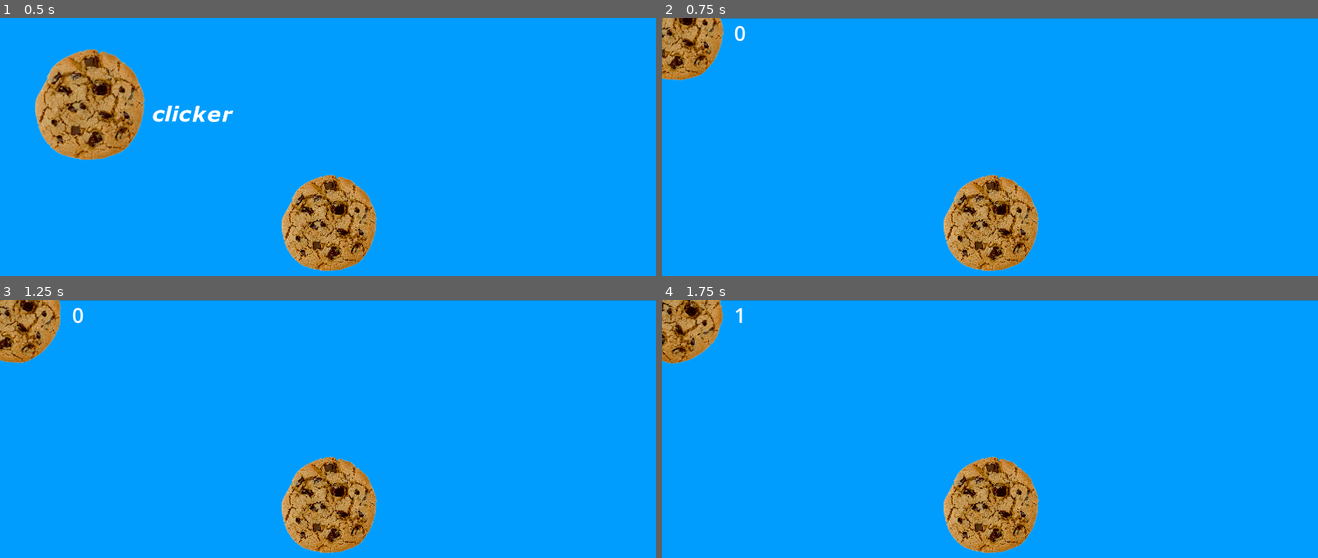
Above: before the commit, frames 1-4 (two rows, left to right).
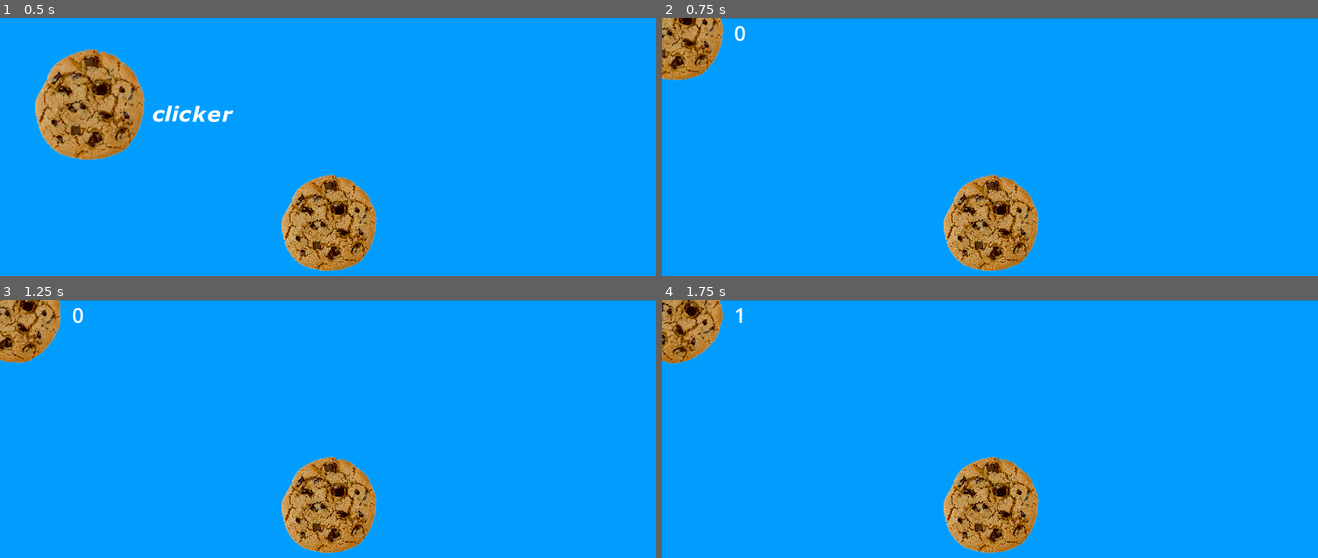
Above: after the commit, the same moments.

Repository: Meow-jar/mangoclicer
Game: Godot game, scene res://start.tscn
Two runs of this game, one before a commit and one after it. Both use one fixed random seed, a clock stepped at 60 frames per second and the inputs below.
Inputs (mouse positions are in pixels of both pictures, inside the frame that each line leads up to):
- Up to frame 1 (0.5 s): no input
- Up to frame 2 (0.75 s): click (990, 221) at 0.5 s
- Up to frame 3 (1.25 s): no input
- Up to frame 4 (1.75 s): click (990, 503) at 1.25 s

Frame 1 is identical in both runs. In frame 2, 0.6% of the frame differs, in the area x 0-10%, y 0-25%; in frame 3, 0.5%; in frame 4, 0.6%.

Commit message:
Menu animation development
начало создания анимации для меню

Diff:
--- a/menu.tscn
+++ b/menu.tscn
@@ -47,17 +47,17 @@
 	pass
 "
 
-[node name="Menu" type="Node2D"]
+[node name="Menu" type="Node2D" unique_id=12690442]
 script = SubResource("GDScript_lti8b")
 
-[node name="ColorRect" type="ColorRect" parent="."]
+[node name="ColorRect" type="ColorRect" parent="." unique_id=1383748272]
 offset_left = -3.0
 offset_top = 1.0
 offset_right = 1932.0
 offset_bottom = 1085.0
 color = Color(0, 0.6156863, 1, 1)
 
-[node name="Label" type="Label" parent="."]
+[node name="Label" type="Label" parent="." unique_id=374334573]
 offset_left = 211.0
 offset_top = 2.0
 offset_right = 598.0
@@ -65,7 +65,7 @@
 size_flags_horizontal = 6
 theme_override_font_sizes/font_size = 60
 
-[node name="TextureButton" type="TextureButton" parent="."]
+[node name="TextureButton" type="TextureButton" parent="." unique_id=333771644]
 offset_left = 808.0
 offset_top = 441.0
 offset_right = 1832.0
@@ -76,7 +76,7 @@
 texture_normal = ExtResource("1_ouk20")
 metadata/_edit_use_anchors_ = true
 
-[node name="Icon" type="Sprite2D" parent="."]
+[node name="Icon" type="Sprite2D" parent="." unique_id=214189832]
 position = Vector2(39, 39)
 scale = Vector2(0.3, 0.3)
 texture = ExtResource("1_ouk20")
--- a/project.godot
+++ b/project.godot
@@ -8,11 +8,15 @@
 
 config_version=5
 
+[animation]
+
+compatibility/default_parent_skeleton_in_mesh_instance_3d=true
+
 [application]
 
 config/name="cliker"
 run/main_scene="uid://c2ir4ml2oii3"
-config/features=PackedStringArray("4.5", "Mobile")
+config/features=PackedStringArray("4.6", "Mobile")
 config/icon="res://icon.svg"
 
 [display]
--- a/start.tscn
+++ b/start.tscn
@@ -1,7 +1,20 @@
-[gd_scene load_steps=4 format=3 uid="uid://c2ir4ml2oii3"]
+[gd_scene format=3 uid="uid://c2ir4ml2oii3"]
 
 [ext_resource type="Texture2D" uid="uid://6ydcum8b3cja" path="res://resources/Cookie-Free-Download-PNG.png" id="1_ots34"]
 [ext_resource type="Texture2D" uid="uid://pdnqh8flg6gs" path="res://resources/logoclicker.png" id="2_qn1rc"]
+[ext_resource type="Texture2D" uid="uid://b5d0jne0jl6xj" path="res://resources_anim/anim0.png" id="3_mhwaj"]
+[ext_resource type="Texture2D" uid="uid://bfgcjaqftmu5t" path="res://resources_anim/anim1.png" id="4_ve1km"]
+[ext_resource type="Texture2D" uid="uid://dypm0hy73h14e" path="res://resources_anim/anim2.png" id="5_3iev3"]
+[ext_resource type="Texture2D" uid="uid://bs1bmalxg5anw" path="res://resources_anim/anim3.png" id="6_wvlwx"]
+[ext_resource type="Texture2D" uid="uid://35jagrpwxjfo" path="res://resources_anim/anim4.png" id="7_r34np"]
+[ext_resource type="Texture2D" uid="uid://dcfoj43fuxuoh" path="res://resources_anim/anim5.png" id="8_aj1oh"]
+[ext_resource type="Texture2D" uid="uid://dj2h0f7vsslii" path="res://resources_anim/anim6.png" id="9_33vth"]
+[ext_resource type="Texture2D" uid="uid://u6nx6ifwyoym" path="res://resources_anim/anim7.png" id="10_oxms4"]
+[ext_resource type="Texture2D" uid="uid://bp7aidbb4w5cb" path="res://resources_anim/anim8.png" id="11_0ywbk"]
+[ext_resource type="Texture2D" uid="uid://0o4bo3f2mbu0" path="res://resources_anim/anim9.png" id="12_6l51u"]
+[ext_resource type="Texture2D" uid="uid://canq4igpwxgvu" path="res://resources_anim/anim10.png" id="13_57npa"]
+[ext_resource type="Texture2D" uid="uid://guuybe1opcgu" path="res://resources_anim/anim12.png" id="14_t6l5f"]
+[ext_resource type="Texture2D" uid="uid://b1lt8jvrmmsh1" path="res://resources_anim/anim11.png" id="15_1wor7"]
 
 [sub_resource type="GDScript" id="GDScript_ots34"]
 script/source = "extends Node2D
@@ -18,24 +31,89 @@
 
 
 func _on_texture_button_button_down() -> void:
-	get_tree().change_scene_to_file(\"res://menu.tscn\")
+	$TextureButton.scale = Vector2(0.29, 0.29)
+	$TextureButton.position.x = 812
+	$TextureButton.position.y = 445
 	pass # Replace with function body.
 
 
 func _on_texture_button_button_up() -> void:
+	get_tree().change_scene_to_file(\"res://menu.tscn\")
 	pass # Replace with function body.
 "
 
-[node name="start" type="Node2D"]
+[sub_resource type="GDScript" id="GDScript_dl6l8"]
+script/source = "extends Sprite2D
+
+var x = 602
+var y = 303
+# Called when the node enters the scene tree for the first time.
+func _ready() -> void:
+	pass # Replace with function body.
+
+
+# Called every frame. 'delta' is the elapsed time since the previous frame.
+func _process(delta: float) -> void:
+	pass
+"
+
+[sub_resource type="SpriteFrames" id="SpriteFrames_qn1rc"]
+animations = [{
+"frames": [{
+"duration": 1.0,
+"texture": ExtResource("3_mhwaj")
+}, {
+"duration": 1.0,
+"texture": ExtResource("4_ve1km")
+}, {
+"duration": 1.0,
+"texture": ExtResource("5_3iev3")
+}, {
+"duration": 1.0,
+"texture": ExtResource("6_wvlwx")
+}, {
+"duration": 1.0,
+"texture": ExtResource("7_r34np")
+}, {
+"duration": 1.0,
+"texture": ExtResource("8_aj1oh")
+}, {
+"duration": 1.0,
+"texture": ExtResource("9_33vth")
+}, {
+"duration": 1.0,
+"texture": ExtResource("10_oxms4")
+}, {
+"duration": 1.0,
+"texture": ExtResource("11_0ywbk")
+}, {
+"duration": 1.0,
+"texture": ExtResource("12_6l51u")
+}, {
+"duration": 1.0,
+"texture": ExtResource("13_57npa")
+}, {
+"duration": 1.0,
+"texture": ExtResource("14_t6l5f")
+}, {
+"duration": 1.0,
+"texture": ExtResource("15_1wor7")
+}],
+"loop": true,
+"name": &"new_animation",
+"speed": 5.0
+}]
+
+[node name="start" type="Node2D" unique_id=394987049]
 script = SubResource("GDScript_ots34")
 
-[node name="ColorRect" type="ColorRect" parent="."]
+[node name="ColorRect" type="ColorRect" parent="." unique_id=1576287582]
 offset_left = -4.0
 offset_right = 1936.0
 offset_bottom = 1082.0
 color = Color(0, 0.6156863, 1, 1)
 
-[node name="TextureButton" type="TextureButton" parent="."]
+[node name="TextureButton" type="TextureButton" parent="." unique_id=1628617424]
 offset_left = 808.0
 offset_top = 441.0
 offset_right = 1832.0
@@ -43,10 +121,19 @@
 scale = Vector2(0.3, 0.3)
 texture_normal = ExtResource("1_ots34")
 
-[node name="Logoclicker" type="Sprite2D" parent="."]
+[node name="Logoclicker" type="Sprite2D" parent="." unique_id=1170376922]
 position = Vector2(602, 303)
 scale = Vector2(0.8, 0.8)
 texture = ExtResource("2_qn1rc")
+script = SubResource("GDScript_dl6l8")
+
+[node name="AnimatedSprite2D" type="AnimatedSprite2D" parent="." unique_id=698664644]
+visible = false
+scale = Vector2(0.8, 0.8)
+sprite_frames = SubResource("SpriteFrames_qn1rc")
+animation = &"new_animation"
+frame = 1
+frame_progress = 0.7386954
 
 [connection signal="button_down" from="TextureButton" to="." method="_on_texture_button_button_down"]
 [connection signal="button_up" from="TextureButton" to="." method="_on_texture_button_button_up"]
Not shown: 1 places in menu.tscn that only renumber resources
Binary file added: resources_anim/anim0.png
Not shown, added: resources_anim/anim0.png.import
Binary file added: resources_anim/anim1.png
Not shown, added: resources_anim/anim1.png.import
Binary file added: resources_anim/anim10.png
Not shown, added: resources_anim/anim10.png.import
Binary file added: resources_anim/anim11.png
Not shown, added: resources_anim/anim11.png.import
Binary file added: resources_anim/anim12.png
Not shown, added: resources_anim/anim12.png.import
Binary file added: resources_anim/anim2.png
(and 31 more such lines)
